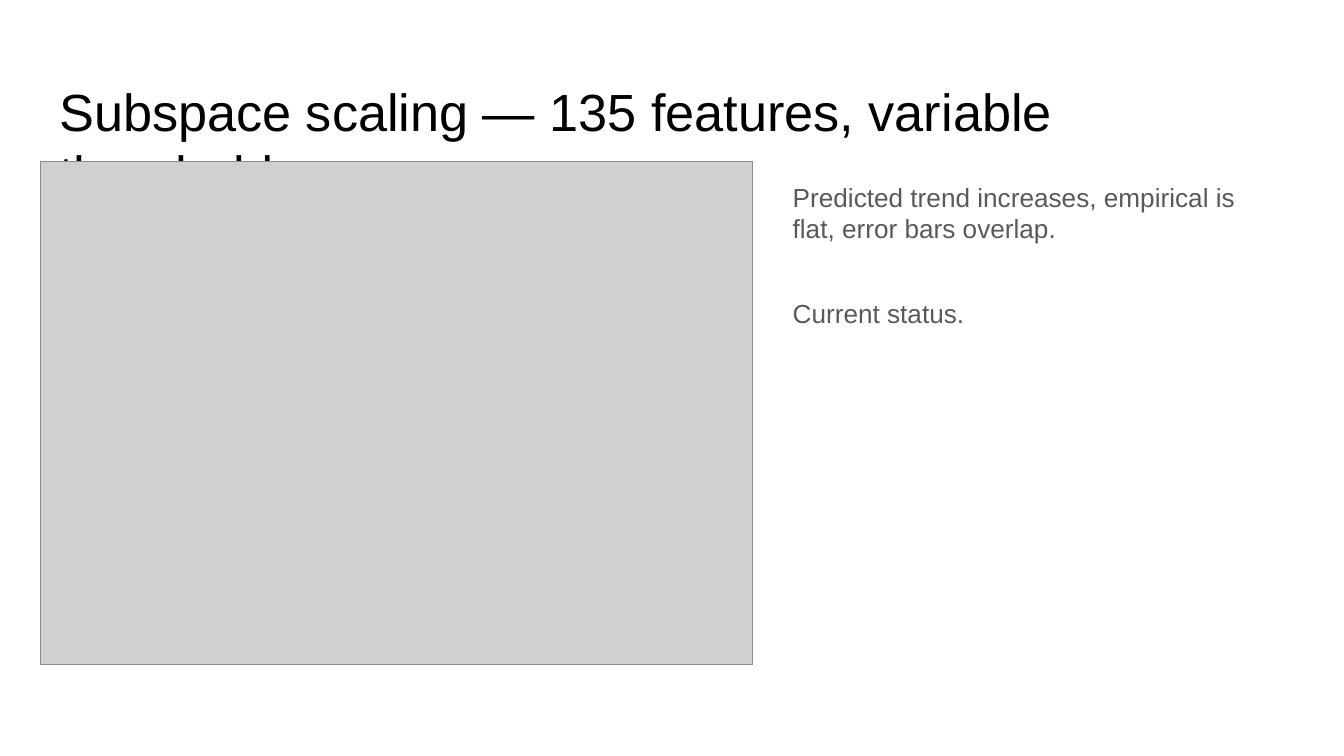
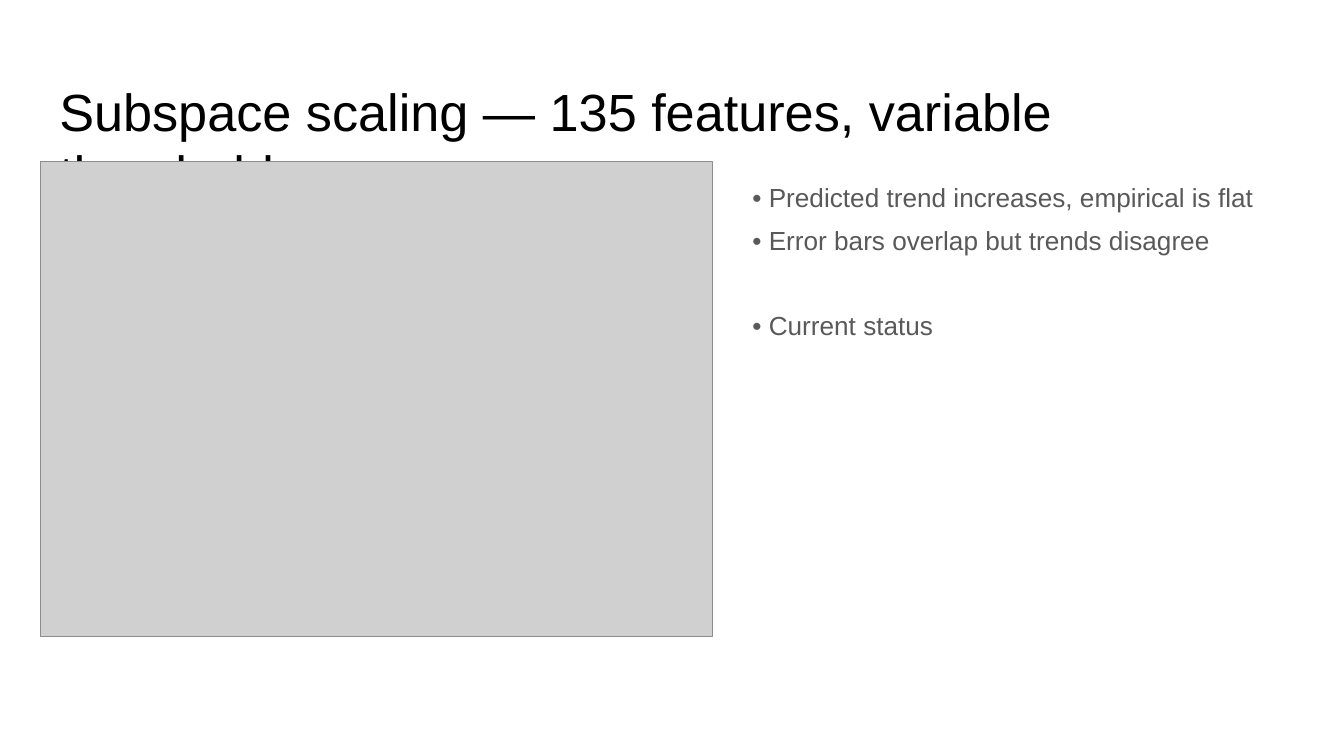
Before and after one commit to FranciscoHS/steering-plateaus, a slide deck: slide 10 of Activation Plateaus Meeting Slides - Updated.pptx. Drawn at 1344x756 pixels with LibreOffice and Linux fonts; fonts in the diff are those of the drawing; grey boxes stand for pictures. Boxes give left, top, right and bottom in pixels: in the first picture for what was removed or moved away, otherwise in the second. Text is boxed around its words. In the diff, an @@ line names an element or a change of style, - is before the commit and + after.

```diff
--- a/Activation Plateaus Meeting Slides - Updated.pptx
+++ b/Activation Plateaus Meeting Slides - Updated.pptx
@@ picture: place and size @@
-picture at (40,161,753,665)
+picture at (40,161,712,636)
@@ text at (769,188,1253,335): text changed @@
-Predicted trend increases, empirical is flat, error bars overlap.
-Current status.
+• Predicted trend increases, empirical is flat
+• Error bars overlap but trends disagree
+• Current status
```
Also in this commit, not shown: 10 other slides changed, 40 other files.
